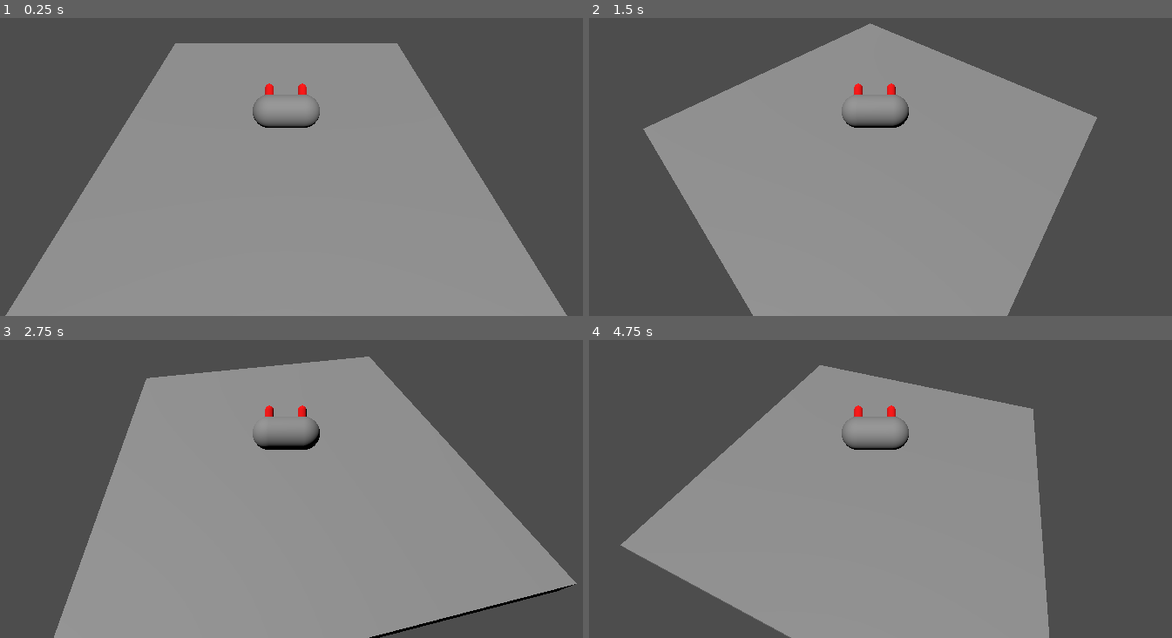
Above: before the commit, frames 1-4 (two rows, left to right).
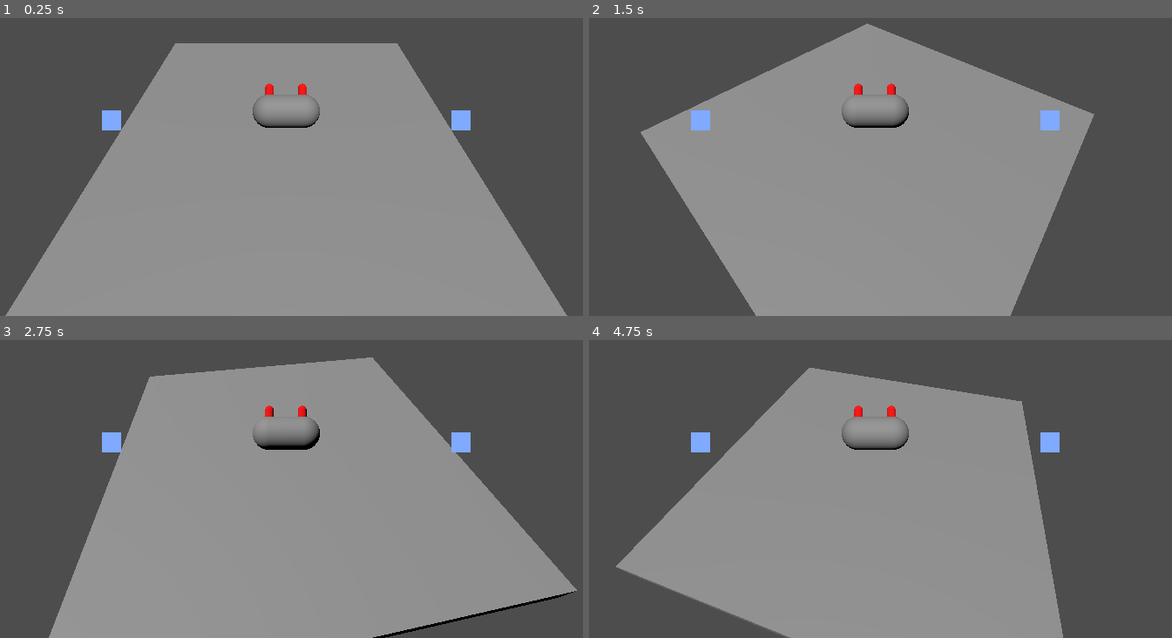
Above: after the commit, the same moments.

Repository: romeshdev/GGJ25
Game: Godot game, scene res://main/RootMain.tscn
Same seed, same stepped clock (60 frames per second), same inputs: the game is played once before the commit and once after it. Before the commit the project starts from res://kitchen/RootKitchen.tscn.
Inputs:
- Up to frame 1 (0.25 s): no input
- Up to frame 2 (1.5 s): tap Enter (ui_accept) at 0.5, 0.77 s; hold E (crab_rotate_right) 0.53-1.28 s; hold Down (ui_down) from 1.28 s (still down)
- Up to frame 3 (2.75 s): tap Enter (ui_accept) at 1.52 s; release Down (ui_down) at 2.03 s; hold E (crab_rotate_right) from 2.03 s (still down)
- Up to frame 4 (4.75 s): release E (crab_rotate_right) at 2.78 s; hold Up (ui_up) 2.78-3.53 s; tap Enter (ui_accept) at 3.02, 3.77, 4.52 s; hold Q (crab_rotate_left) from 3.53 s (still down)

The runs differ from the first frame. In frame 1, 0.4% of the frame differs, in the area x 17-81%, y 30-38%; in frame 2, 1.1%; in frame 3, 1.9%; in frame 4, 3.4%, in the area x 4-82%, y 8-100%.

Commit message:
crab claw controls with gamepad

Diff:
--- /dev/null
+++ b/claws/AkimboInterface.tscn
@@ -0,0 +1,37 @@
+[gd_scene load_steps=3 format=3 uid="uid://b1kniidog757q"]
+
+[ext_resource type="Script" path="res://claws/AkimboInterfaceBehaviour.gd" id="1_nmry2"]
+[ext_resource type="PackedScene" uid="uid://pr2gmue3fsc" path="res://claws/ClawInterface.tscn" id="2_tu7rb"]
+
+[node name="AkimboInterface" type="Control" node_paths=PackedStringArray("leftClaw", "rightClaw")]
+layout_mode = 3
+anchors_preset = 15
+anchor_right = 1.0
+anchor_bottom = 1.0
+grow_horizontal = 2
+grow_vertical = 2
+script = ExtResource("1_nmry2")
+leftClaw = NodePath("HBoxContainer/CrabClawInterfaceLeft")
+rightClaw = NodePath("HBoxContainer/CrabClawInterfaceRight")
+
+[node name="HBoxContainer" type="HBoxContainer" parent="."]
+layout_mode = 1
+anchors_preset = 15
+anchor_right = 1.0
+anchor_bottom = 1.0
+grow_horizontal = 2
+grow_vertical = 2
+
+[node name="CrabClawInterfaceLeft" parent="HBoxContainer" instance=ExtResource("2_tu7rb")]
+layout_mode = 2
+actionLeft = &"lclaw_left"
+actionRight = &"lclaw_right"
+actionUp = &"lclaw_up"
+actionDown = &"lclaw_down"
+
+[node name="CrabClawInterfaceRight" parent="HBoxContainer" instance=ExtResource("2_tu7rb")]
+layout_mode = 2
+actionLeft = &"rclaw_left"
+actionRight = &"rclaw_right"
+actionUp = &"rclaw_up"
+actionDown = &"rclaw_down"
--- /dev/null
+++ b/claws/AkimboInterfaceBehaviour.gd
@@ -0,0 +1,20 @@
+class_name AkimboInterface extends Control
+
+@export var leftClaw : ClawInterface
+@export var rightClaw : ClawInterface
+
+##############################
+# PRIVATE SUBROUTINES
+##############################
+
+
+##############################
+# GODOT CALLBACKS
+##############################
+
+func _ready():
+	assert(leftClaw != null)
+	assert(rightClaw != null)
+
+func _process(delta):
+	pass
--- /dev/null
+++ b/claws/ClawInterface.tscn
@@ -0,0 +1,48 @@
+[gd_scene load_steps=2 format=3 uid="uid://pr2gmue3fsc"]
+
+[ext_resource type="Script" path="res://claws/ClawInterfaceBehaviour.gd" id="1_wk3oa"]
+
+[node name="CrabClawInterface" type="Control" node_paths=PackedStringArray("clawContainer", "clawPosition")]
+layout_mode = 3
+anchors_preset = 15
+anchor_right = 1.0
+anchor_bottom = 1.0
+grow_horizontal = 2
+grow_vertical = 2
+size_flags_horizontal = 3
+script = ExtResource("1_wk3oa")
+clawContainer = NodePath("CenterContainer")
+clawPosition = NodePath("CenterContainer/ClawOrigin/ClawPosition")
+
+[node name="CenterContainer" type="CenterContainer" parent="."]
+layout_mode = 1
+anchors_preset = 15
+anchor_right = 1.0
+anchor_bottom = 1.0
+grow_horizontal = 2
+grow_vertical = 2
+
+[node name="ClawOrigin" type="Control" parent="CenterContainer"]
+layout_mode = 2
+
+[node name="ClawPosition" type="Control" parent="CenterContainer/ClawOrigin"]
+layout_mode = 1
+anchors_preset = 8
+anchor_left = 0.5
+anchor_top = 0.5
+anchor_right = 0.5
+anchor_bottom = 0.5
+grow_horizontal = 2
+grow_vertical = 2
+
+[node name="ClawIndicator" type="ColorRect" parent="CenterContainer/ClawOrigin/ClawPosition"]
+custom_minimum_size = Vector2(32, 32)
+layout_mode = 1
+anchors_preset = 8
+anchor_left = 0.5
+anchor_top = 0.5
+anchor_right = 0.5
+anchor_bottom = 0.5
+grow_horizontal = 2
+grow_vertical = 2
+color = Color(0.5, 0.666667, 1, 1)
--- /dev/null
+++ b/claws/ClawInterfaceBehaviour.gd
@@ -0,0 +1,20 @@
+class_name ClawInterface extends Control
+
+@export var clawContainer : Control
+@export var clawPosition : Control
+@export var actionLeft : StringName
+@export var actionRight : StringName
+@export var actionUp : StringName
+@export var actionDown : StringName
+
+func _ready():
+	assert(clawContainer != null)
+	assert(clawPosition != null)
+	assert(actionLeft != "")
+	assert(actionRight != "")
+	assert(actionUp != "")
+	assert(actionDown != "")
+
+func _process(delta):
+	var input : Vector2 = Input.get_vector(actionLeft, actionRight, actionUp, actionDown)
+	clawPosition.set_position(clawContainer.size * 0.5 * input)
--- a/crab/CrabBehaviour.gd
+++ b/crab/CrabBehaviour.gd
@@ -1,7 +1,9 @@
 class_name CrabBehaviour extends CharacterBody3D
 
-const MOVE_ACCELERATION = 0.1
-const ROTATE_ACCELERATION = 0.1
+const MOVE_ACCELERATION = 0.2
+const MOVE_DECELERATION = 0.4
+const ROTATE_ACCELERATION = 0.2
+const ROTATE_DECELERATION = 0.4
 const JUMP_VELOCITY = 4.5
 
 var rotation_speed = 0.0
@@ -21,7 +23,7 @@
 	if input_rotation:
 		rotation_speed = move_toward(rotation_speed, input_rotation, ROTATE_ACCELERATION)
 	else:
-		rotation_speed = move_toward(rotation_speed, 0, ROTATE_ACCELERATION)
+		rotation_speed = move_toward(rotation_speed, 0, ROTATE_DECELERATION)
 
 	rotate_y(rotation_speed * delta)
 
@@ -29,11 +31,11 @@
 	# As good practice, you should replace UI actions with custom gameplay actions.
 	var input_strafe = Input.get_axis("crab_strafe_left", "crab_strafe_right")
 	var direction = (transform.basis * Vector3(input_strafe, 0, 0)).normalized()
-	if direction:
+	if input_strafe:
 		velocity.x = velocity.x + direction.x * MOVE_ACCELERATION
 		velocity.z = velocity.z + direction.z * MOVE_ACCELERATION
 	else:
-		velocity.x = move_toward(velocity.x, 0, MOVE_ACCELERATION)
-		velocity.z = move_toward(velocity.z, 0, MOVE_ACCELERATION)
+		velocity.x = move_toward(velocity.x, 0, MOVE_DECELERATION)
+		velocity.z = move_toward(velocity.z, 0, MOVE_DECELERATION)
 
 	move_and_slide()
--- /dev/null
+++ b/main/RootMain.tscn
@@ -0,0 +1,19 @@
+[gd_scene load_steps=3 format=3 uid="uid://cmancnhnv4k1a"]
+
+[ext_resource type="PackedScene" uid="uid://dpv7ayoetui6n" path="res://kitchen/RootKitchen.tscn" id="1_y7ja1"]
+[ext_resource type="PackedScene" uid="uid://b1kniidog757q" path="res://claws/AkimboInterface.tscn" id="2_frl1j"]
+
+[node name="RootMain" type="Node"]
+
+[node name="RootKitchen" parent="." instance=ExtResource("1_y7ja1")]
+
+[node name="RootInterface" type="Control" parent="."]
+layout_mode = 3
+anchors_preset = 15
+anchor_right = 1.0
+anchor_bottom = 1.0
+grow_horizontal = 2
+grow_vertical = 2
+
+[node name="CrabClawInterface" parent="RootInterface" instance=ExtResource("2_frl1j")]
+layout_mode = 1
--- a/project.godot
+++ b/project.godot
@@ -11,7 +11,7 @@
 [application]
 
 config/name="GGJ25"
-run/main_scene="res://kitchen/RootKitchen.tscn"
+run/main_scene="res://main/RootMain.tscn"
 config/features=PackedStringArray("4.3", "GL Compatibility")
 config/icon="res://icon.svg"
 
@@ -37,6 +37,46 @@
 "events": [Object(InputEventKey,"resource_local_to_scene":false,"resource_name":"","device":-1,"window_id":0,"alt_press …(192 unchanged characters)…
 ]
 }
+lclaw_left={
+"deadzone": 0.5,
+"events": [Object(InputEventJoypadMotion,"resource_local_to_scene":false,"resource_name":"","device":-1,"axis":0,"axis_value":-1.0,"script":null)
+]
+}
+lclaw_right={
+"deadzone": 0.5,
+"events": [Object(InputEventJoypadMotion,"resource_local_to_scene":false,"resource_name":"","device":-1,"axis":0,"axis_value":1.0,"script":null)
+]
+}
+rclaw_left={
+"deadzone": 0.5,
+"events": [Object(InputEventJoypadMotion,"resource_local_to_scene":false,"resource_name":"","device":-1,"axis":2,"axis_value":-1.0,"script":null)
+]
+}
+rclaw_right={
+"deadzone": 0.5,
+"events": [Object(InputEventJoypadMotion,"resource_local_to_scene":false,"resource_name":"","device":-1,"axis":2,"axis_value":1.0,"script":null)
+]
+}
+lclaw_up={
+"deadzone": 0.5,
+"events": [Object(InputEventJoypadMotion,"resource_local_to_scene":false,"resource_name":"","device":-1,"axis":1,"axis_value":-1.0,"script":null)
+]
+}
+lclaw_down={
+"deadzone": 0.5,
+"events": [Object(InputEventJoypadMotion,"resource_local_to_scene":false,"resource_name":"","device":-1,"axis":1,"axis_value":1.0,"script":null)
+]
+}
+rclaw_up={
+"deadzone": 0.5,
+"events": [Object(InputEventJoypadMotion,"resource_local_to_scene":false,"resource_name":"","device":-1,"axis":3,"axis_value":-1.0,"script":null)
+]
+}
+rclaw_down={
+"deadzone": 0.5,
+"events": [Object(InputEventJoypadMotion,"resource_local_to_scene":false,"resource_name":"","device":-1,"axis":3,"axis_value":1.0,"script":null)
+]
+}
 
 [rendering]
 
